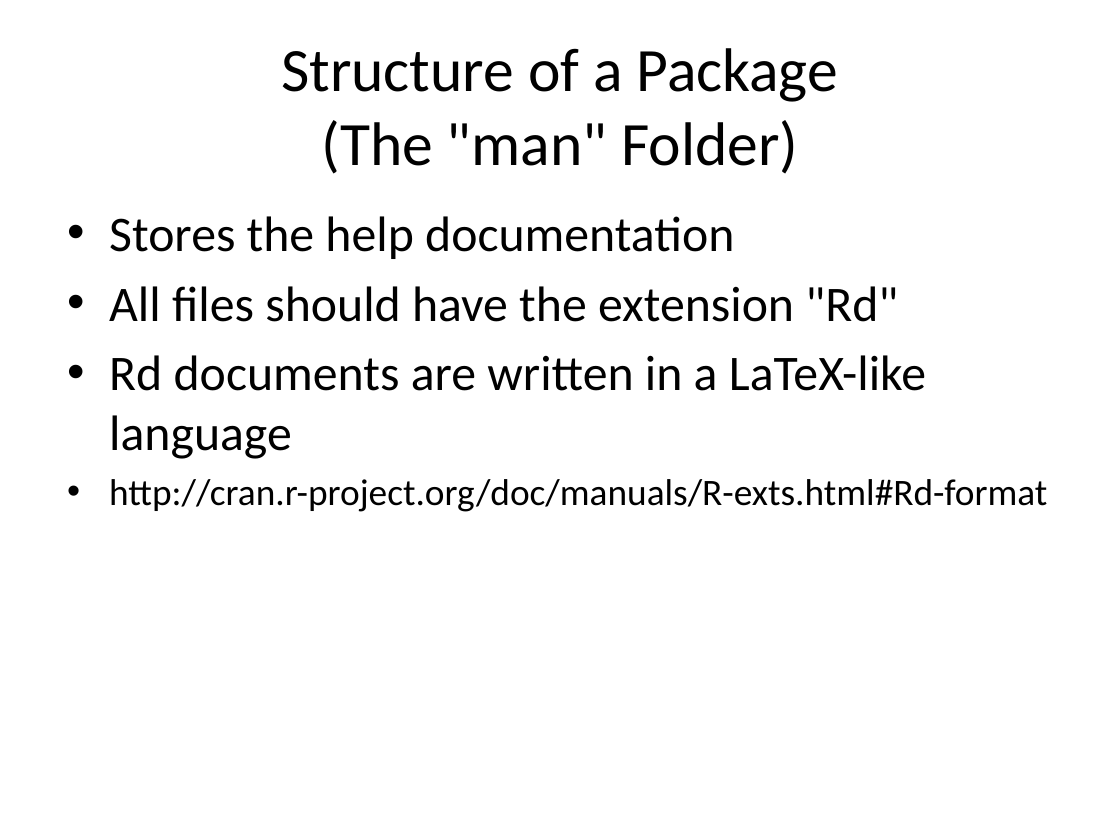
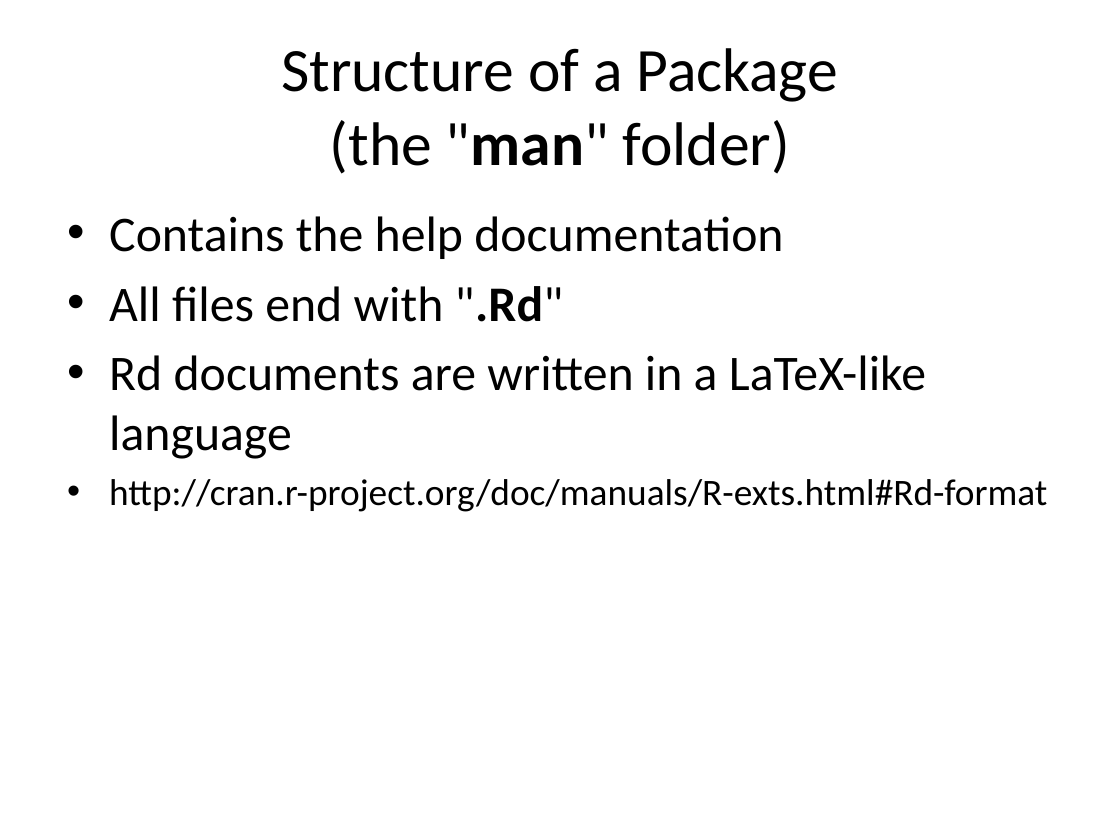
Before and after one commit to IQSS/Zelig4-Documentation, a slide deck: slide 7 of January-Class/Zelig4_zelig2.pptx (slide 31 before the commit). Drawn at 1120x840 pixels with LibreOffice and Linux fonts; fonts in the diff are those of the drawing. Boxes give left, top, right and bottom in pixels: in the first picture for what was removed or moved away, otherwise in the second. Text is boxed around its words. In the diff, an @@ line names an element or a change of style, - is before the commit and + after.

```diff
--- a/January-Class/Zelig4_zelig2.pptx
+++ b/January-Class/Zelig4_zelig2.pptx
@@ title at [281,48,838,174]: text changed @@
-Structure of a Package
-(The "man" Folder)
+Structure of a Package
+(the "man" folder)
@@ text at [109,216,783,322]: text changed @@
-• Stores the help documentation
-• All files should have the extension "Rd"
+• Contains the help documentation
+• All files end with ".Rd"
```
Also in this commit, not shown: 13 other slides changed, 6 slides added, 6 slides removed.
